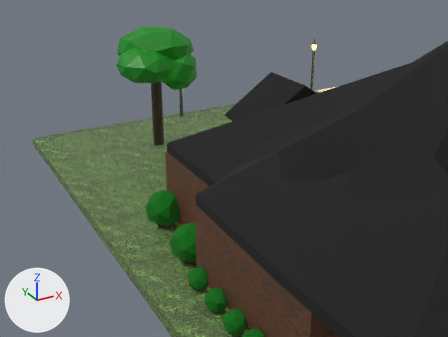
Renders of the glTF model Gangsta Wizards/Main/BUILDINGS/Residential/R-3/Tipp.glb from each side of a commit.
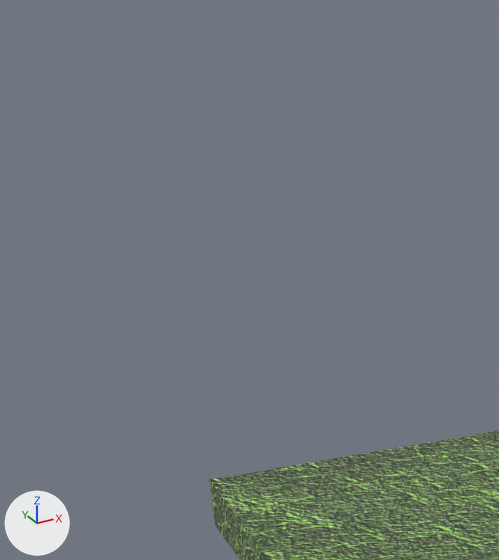
Old and new are each drawn from a camera (50 mm lens) standing at (-27.23, -37.33, 16.6) and looking at (-6.86, -0.28, -1.93) and again close up on the part from 0% to 17% of the width and 19% to 45% of the height. Every picture has the same lights, and +X, +Y and +Z are marked at lower left. The older version's two pictures come first. Where no turn or scale is listed for an object, it has been applied to the vertices.

Objects in the first close-up: 'Ground.001'.
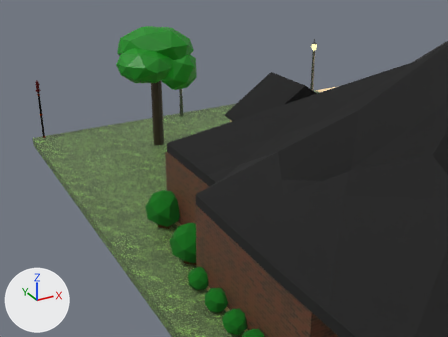
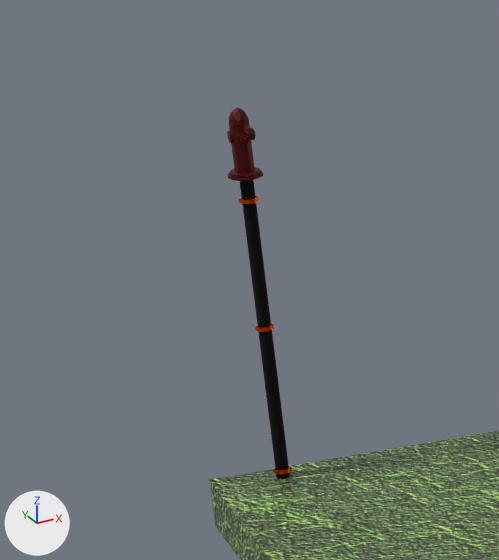
Boxes [x1, y1, x2, y2] around the edits, measured in the close-ups (499 x 560 px):
'Elevated Hydrant', added
    after: [227, 108, 292, 479]
    faces in mat_black_steel (dark grey #303030): [240, 180, 290, 479]
    faces in mat_red_fh_paint (dark red #570006): [227, 108, 263, 181]
    faces in mat_vic (orange #ff4a00): [239, 197, 292, 475]

Patch to the scene script:
```diff
--- a/Gangsta Wizards/Main/BUILDINGS/Residential/R-3/Tipp.glb.py
+++ b/Gangsta Wizards/Main/BUILDINGS/Residential/R-3/Tipp.glb.py
@@ mat_black_steel @@
+mat_black_steel = principled_material('Black Steel')
+mat_black_steel.base_color = (0.03, 0.03, 0.03)  # dark grey #303030
+mat_black_steel.metallic = 1.0
+mat_black_steel.roughness = 1.0
@@ mat_red_fh_paint @@
+mat_red_fh_paint = principled_material('Red FH Paint')
+mat_red_fh_paint.base_color = (0.0956, 0.0, 0.00167)  # dark red #570006
+mat_red_fh_paint.metallic = 0.5
@@ mat_joiner @@
+mat_joiner = principled_material('Joiner')
+mat_joiner.base_color = (0.8, 0.8, 0.8)  # white #e7e7e7
+mat_joiner.metallic = 1.0
@@ mat_vic @@
+mat_vic = principled_material('Vic')
+mat_vic.base_color = (1.0, 0.068, 0.0)  # orange #ff4a00
+mat_vic.metallic = 1.0
+mat_vic.roughness = 0.25
@@ me_cylinder_004 @@
+me_cylinder_004.from_pydata(...)  # 707 vertices, 1317 faces; spans x -0.2..0.19, y -0.23..0.23, z -3.38..1.07
+# faces by material slot: [480, 408, 365, 64]
+me_cylinder_004.materials.append(mat_vic)  # orange #ff4a00
+me_cylinder_004.materials.append(mat_joiner)  # white #e7e7e7
+me_cylinder_004.materials.append(mat_red_fh_paint)  # dark red #570006
+me_cylinder_004.materials.append(mat_black_steel)  # dark grey #303030
@@ ob_elevated_hydrant @@
+ob_elevated_hydrant = bpy.data.objects.new('Elevated Hydrant', me_cylinder_004)
+ob_elevated_hydrant.location = (-17.94, 7.82, 3.23)
```
